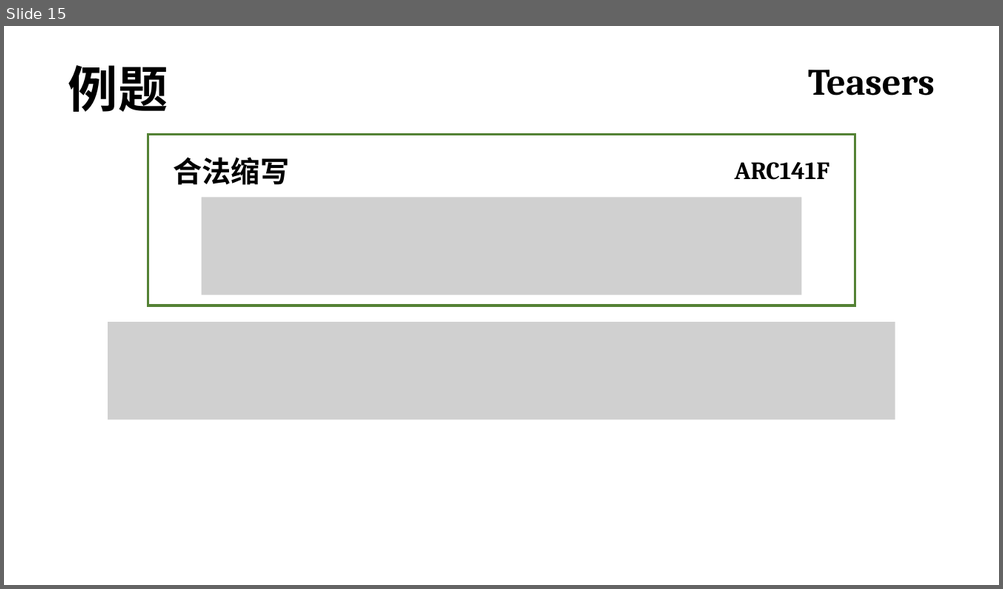
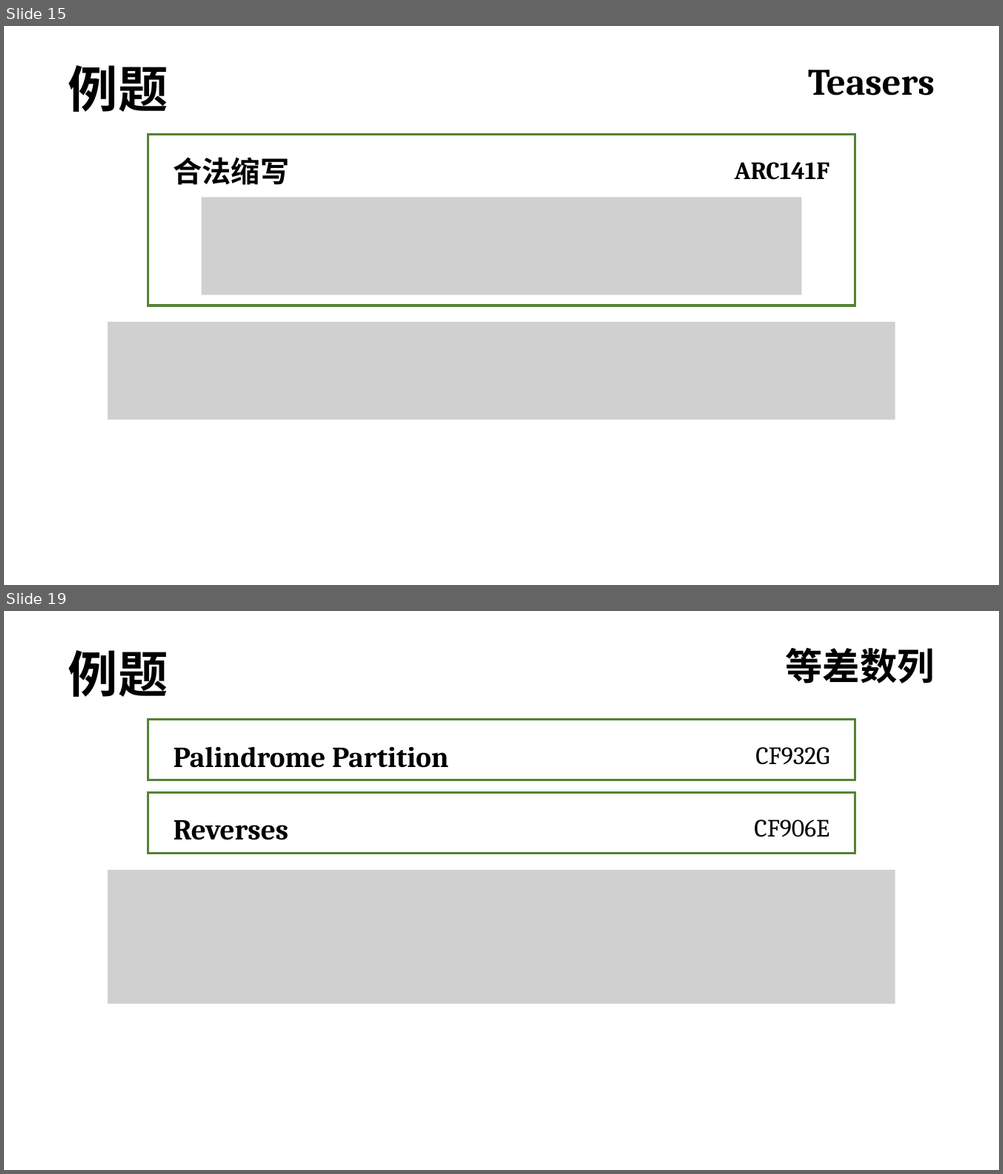
Before and after one commit to R-G-Mocoratioen/oi-slides, a slide deck: 20241214 讲课/字符串正课.pptx. Shown one above the other, each under a label of ours: slide 15 before the commit, slides 15 and 19 after it; the slides between them are not shown. The pictures are 1003x589 and 1003x1174 pixels, drawn with LibreOffice and Linux fonts; fonts in the diff are those of the drawing; grey boxes stand for pictures. Boxes give left, top, right and bottom in pixels: in the first picture for what was removed or moved away, otherwise in the second. Text is boxed around its words. In the diff, an @@ line names an element or a change of style, - is before the commit and + after.

```diff
--- a/20241214 讲课/字符串正课.pptx
+++ b/20241214 讲课/字符串正课.pptx
@@ slide 19 added at (x1=4, y1=611, x2=999, y2=1170), background #FFFFFF @@
@@ text added at (x1=68, y1=650, x2=168, y2=697), 48 pt, text #000000, bold @@
+例题
@@ text added at (x1=785, y1=648, x2=934, y2=684), 36 pt, text #000000, bold @@
+等差数列
@@ rectangle added at (x1=148, y1=720, x2=854, y2=781), outline #548235 2.25 pt @@
@@ text added at (x1=173, y1=746, x2=449, y2=768), 28 pt, text #000000, bold @@
+Palindrome Partition
@@ text added at (x1=755, y1=747, x2=829, y2=765), 24 pt, text #000000 @@
+CF932G
@@ rectangle added at (x1=148, y1=792, x2=854, y2=854), outline #548235 2.25 pt @@
@@ text added at (x1=173, y1=820, x2=289, y2=840), 28 pt, text #000000, bold @@
+Reverses
@@ text added at (x1=754, y1=820, x2=829, y2=837), 24 pt, text #000000 @@
+CF906E
@@ picture added at (x1=108, y1=870, x2=895, y2=1004) @@
```
Also in this commit, not shown: 6 slides changed, 1 other slide added, 2 other files.
